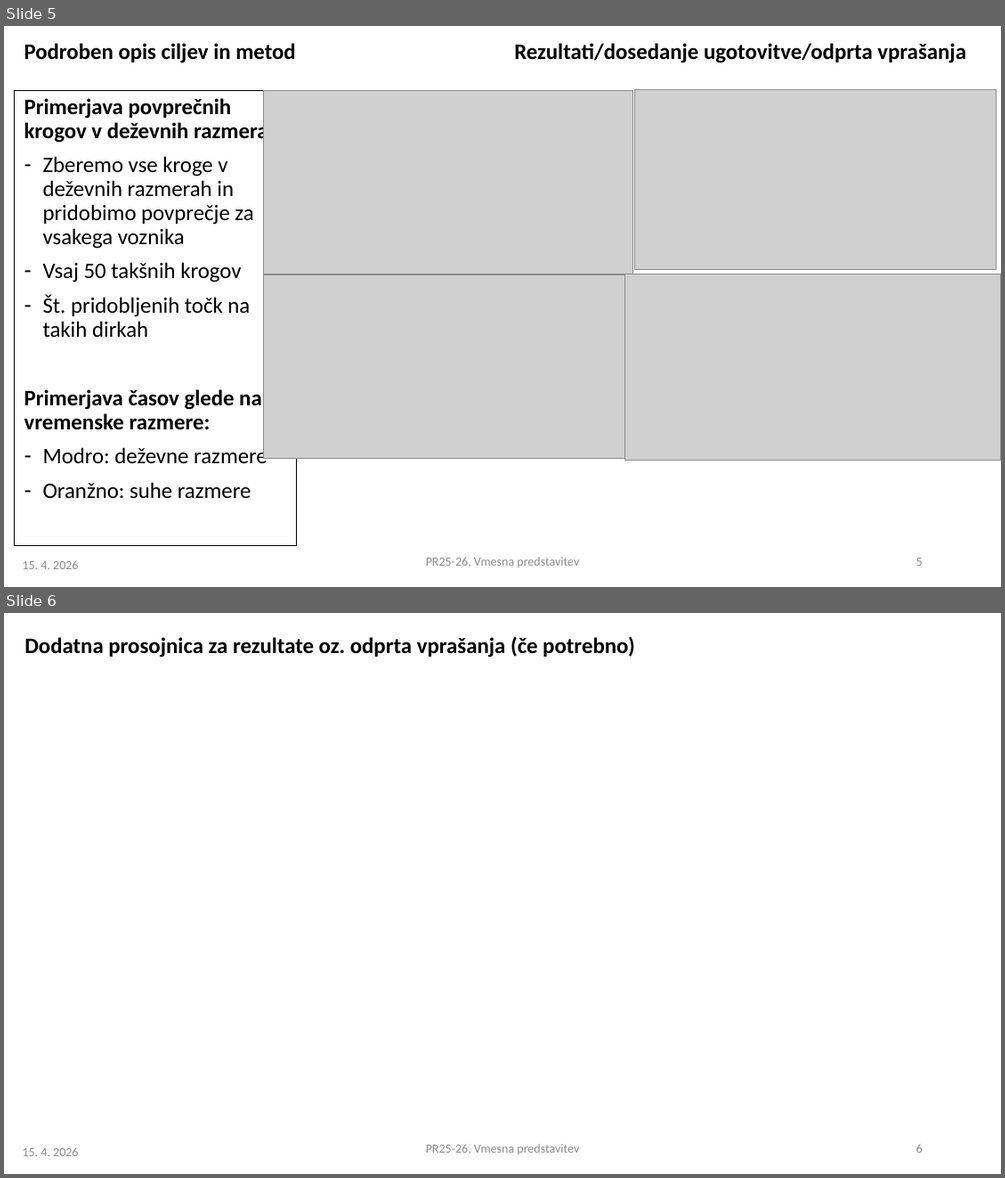
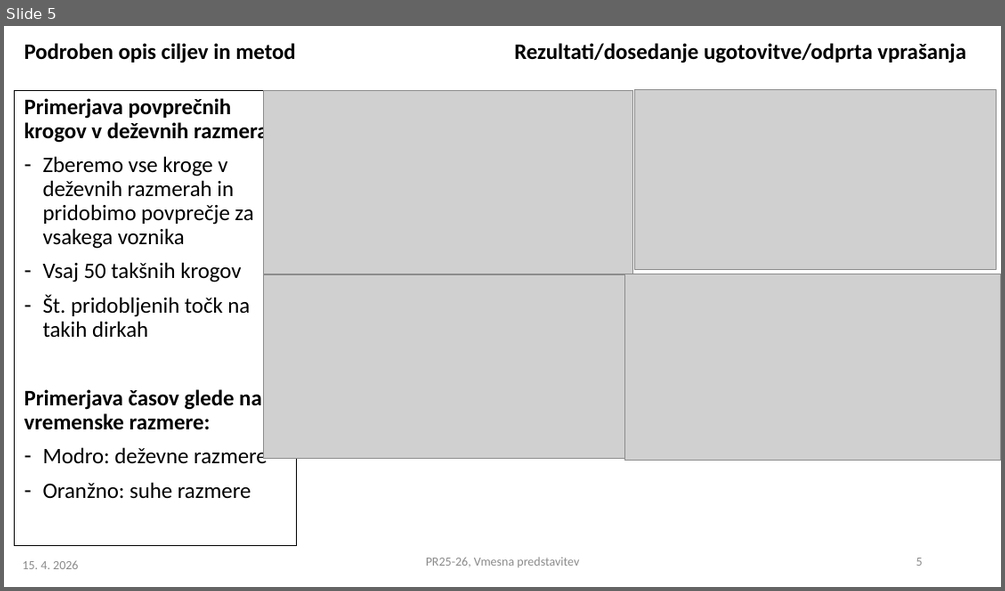
Before and after one commit to matic-zakelj/PR2610, a slide deck: PR2025-26_VMESNA_10.pptx. Shown one above the other, each under a label of ours: slides 5 and 6 before the commit, slide 5 after it. The pictures are 1005x1178 and 1005x591 pixels, drawn with LibreOffice and Linux fonts; fonts in the diff are those of the drawing; grey boxes stand for pictures. Boxes give left, top, right and bottom in pixels: in the first picture for what was removed or moved away, otherwise in the second. Text is boxed around its words. In the diff, an @@ line names an element or a change of style, - is before the commit and + after.

```diff
--- a/PR2025-26_VMESNA_10.pptx
+++ b/PR2025-26_VMESNA_10.pptx
@@ slide 6 removed at (4, 613, 1001, 1174), background #FFFFFF @@
@@ title removed at (24, 636, 635, 657) @@
-Dodatna prosojnica za rezultate oz. odprta vprašanja (če potrebno)
@@ text removed at (426, 1143, 579, 1154) @@
-PR25-26, Vmesna predstavitev
@@ page number removed at (916, 1143, 922, 1152) @@
-6
@@ text removed at (23, 1147, 78, 1156) @@
-15. 4. 2026
```
Also in this commit, not shown: 1 slide changed.
